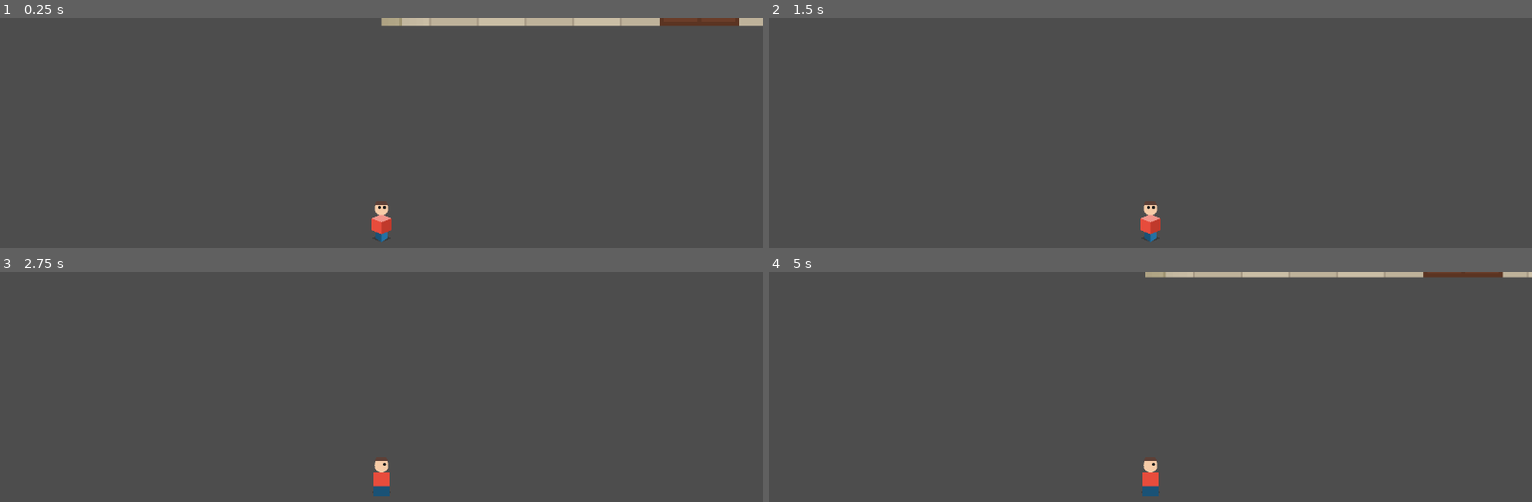
Above: before the commit, frames 1-4 (two rows, left to right).
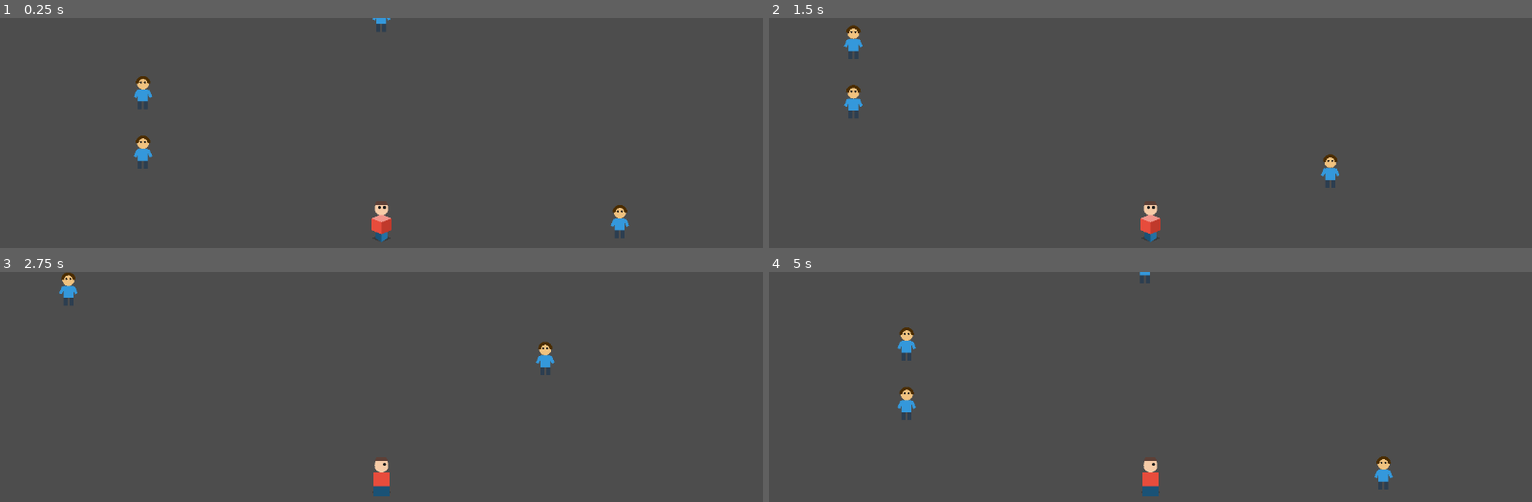
Above: after the commit, the same moments.

Repository: Edmex22/JUEGO-DEL-bajiO
Game: Godot game, scene res://scenes/presidencia/recepcion.tscn
Two runs of this game, one before a commit and one after it. Both use one fixed random seed, a clock stepped at 60 frames per second and the inputs below. This scene is started directly instead of the project's main scene.
Inputs (mouse positions are in pixels of both pictures, inside the frame that each line leads up to):
- Up to frame 1 (0.25 s): no input
- Up to frame 2 (1.5 s): tap Enter (ui_accept) at 0.5, 0.77 s; move the mouse to (1318, 211) at 0.52 s; hold D (move_right) 0.53-1.28 s; tap E (interact) at 0.6 s; click (1318, 211) at 0.67 s; move the mouse to (outside the picture) at 1.27 s; hold S (move_down) from 1.28 s (still down); tap Tab at 1.35 s
- Up to frame 3 (2.75 s): tap Enter (ui_accept) at 1.52 s; move the mouse to (457, 391) at 2.02 s; release S (move_down) at 2.03 s; hold D (move_right) from 2.03 s (still down); tap E (interact) at 2.1 s
- Up to frame 4 (5 s): move the mouse to (outside the picture) at 2.77 s; release D (move_right) at 2.78 s; hold W (move_up) 2.78-3.53 s; tap Tab at 2.85, 4.35 s; click (outside the picture) at 2.92 s; tap Enter (ui_accept) at 3.02, 3.77, 4.52 s; move the mouse to (outside the picture) at 3.52 s; hold A (move_left) from 3.53 s (still down); tap E (interact) at 3.6 s; move the mouse to (921, 421) at 4.27 s

The runs differ from the first frame. In frame 1, 2.5% of the frame differs, in the area x 17-100%, y 0-96%; in frame 2, 0.6%; in frame 3, 0.4%; in frame 4, 1.9%.
Error after the commit: Parse Error: Could not resolve class "res://scripts/interior_base.gd". (res://scripts/presidencia_recepcion.gd:1)

Commit message:
feat: pixel art texture generation system (phase 1 pilot on presidencia)
Add _tex_rect helper and four texture generators (_tex_cantera, _tex_madera,
_tex_muro, _tex_alfombra) to interior_base.gd using Image.set_pixel() with
deterministic pseudo-random grain. Pilot applied in presidencia_recepcion.gd:
floor uses tiled cantera texture, north wall uses muro gradient, waiting-area
carpet uses alfombra texture with diamond pattern.

Co-Authored-By: Claude Opus 4.8 <noreply@anthropic.com>
Claude-Session: https://claude.ai/code/session_013ABLjw4tJ4gWc96d8ikdtv

Diff:
--- a/scripts/interior_base.gd
+++ b/scripts/interior_base.gd
@@ -132,6 +132,121 @@
 	_fondo.add_child(r)
 
 
+func _tex_rect(pos: Vector2, size: Vector2, texture: ImageTexture) -> void:
+	var tr := TextureRect.new()
+	tr.position = pos
+	tr.size = size
+	tr.texture = texture
+	tr.stretch_mode = TextureRect.STRETCH_TILE
+	_fondo.add_child(tr)
+
+
+func _tex_cantera(tam: Vector2, color_claro: Color, color_oscuro: Color, tile_px: int) -> ImageTexture:
+	var image := Image.create(int(tam.x), int(tam.y), false, Image.FORMAT_RGBA8)
+	var grout := Color("#B0A490")
+	for y in range(int(tam.y)):
+		for x in range(int(tam.x)):
+			var tx := x % tile_px
+			var ty := y % tile_px
+			var tile_col := (x / tile_px + y / tile_px) % 2
+			var base := color_claro if tile_col == 0 else color_oscuro
+			# Grout lines: 2px border on top and left of each tile
+			if tx < 2 or ty < 2:
+				image.set_pixel(x, y, grout)
+			else:
+				# Grain: deterministic pseudo-random darkening
+				var noise := (x * 7 + y * 13) % 17
+				if noise < 3:
+					image.set_pixel(x, y, base.darkened(0.07 + noise * 0.02))
+				elif noise == 3:
+					image.set_pixel(x, y, base.lightened(0.05))
+				else:
+					image.set_pixel(x, y, base)
+	return ImageTexture.create_from_image(image)
+
+
+func _tex_madera(tam: Vector2, color_base: Color) -> ImageTexture:
+	var image := Image.create(int(tam.x), int(tam.y), false, Image.FORMAT_RGBA8)
+	var ramp := [
+		color_base.darkened(0.30),
+		color_base.darkened(0.15),
+		color_base,
+		color_base.lightened(0.10),
+		color_base.lightened(0.22),
+	]
+	var plank_h := 20
+	for y in range(int(tam.y)):
+		var plank := y / plank_h
+		# Plank separator line
+		if y % plank_h == 0:
+			for x in range(int(tam.x)):
+				image.set_pixel(x, y, color_base.darkened(0.35))
+			continue
+		for x in range(int(tam.x)):
+			var tone_idx := (x * 3 + plank * 5) % ramp.size()
+			var c := ramp[tone_idx]
+			# Grain pixels
+			var noise := (x * 11 + y * 7 + plank * 3) % 19
+			if noise == 0:
+				c = c.darkened(0.12)
+			elif noise == 1:
+				c = c.lightened(0.08)
+			image.set_pixel(x, y, c)
+	return ImageTexture.create_from_image(image)
+
+
+func _tex_muro(tam: Vector2, color_base: Color) -> ImageTexture:
+	var image := Image.create(int(tam.x), int(tam.y), false, Image.FORMAT_RGBA8)
+	var h := int(tam.y)
+	var w := int(tam.x)
+	for y in range(h):
+		# Gradient: lighter at top (lit from above), darker at bottom
+		var t := float(y) / float(h)
+		var row_color := color_base.lightened(0.12 * (1.0 - t)).darkened(0.08 * t)
+		for x in range(w):
+			# Subtle vertical striping
+			var stripe := (x * 3 + y * 2) % 23
+			var c := row_color
+			if stripe < 2:
+				c = c.darkened(0.03)
+			elif stripe == 2:
+				c = c.lightened(0.02)
+			image.set_pixel(x, y, c)
+	return ImageTexture.create_from_image(image)
+
+
+func _tex_alfombra(tam: Vector2, color_base: Color) -> ImageTexture:
+	var image := Image.create(int(tam.x), int(tam.y), false, Image.FORMAT_RGBA8)
+	var w := int(tam.x)
+	var h := int(tam.y)
+	var border := 2
+	var dark_border := color_base.darkened(0.30)
+	var lighter := color_base.lightened(0.10)
+	var diamond_color := color_base.darkened(0.18)
+	for y in range(h):
+		for x in range(w):
+			var c: Color
+			if x < border or x >= w - border or y < border or y >= h - border:
+				c = dark_border
+			else:
+				# Center highlight
+				var cx := abs(x - w / 2)
+				var cy := abs(y - h / 2)
+				var in_center := cx < w / 4 and cy < h / 4
+				# Diamond pattern every 8px
+				var dx := x % 8
+				var dy := y % 8
+				var on_diamond := (dx + dy == 4) or (dx == dy and dx == 4)
+				if on_diamond:
+					c = diamond_color
+				elif in_center:
+					c = lighter
+				else:
+					c = color_base
+			image.set_pixel(x, y, c)
+	return ImageTexture.create_from_image(image)
+
+
 func _label(texto: String, pos: Vector2, size: int = 10, color: Color = Color("#5A3A10"), ancho_max: int = 0) -> void:
 	var l := Label.new()
 	l.text = texto
--- a/scripts/presidencia_recepcion.gd
+++ b/scripts/presidencia_recepcion.gd
@@ -40,18 +40,13 @@
 # ── Arquitectura ─────────────────────────────────────────────────────────────
 
 func _piso() -> void:
-	# Cantera en damero con grout
-	for fy in range(0, alto, 48):
-		for fx in range(0, ancho, 48):
-			var claro := ((fx / 48) + (fy / 48)) % 2 == 0
-			_rect(Vector2(fx, fy), Vector2(48, 48), Color("#CBBFA8") if claro else Color("#D8CCB4"))
-			_rect(Vector2(fx, fy), Vector2(48, 2), Color("#B0A490"))
-			_rect(Vector2(fx, fy), Vector2(2, 48), Color("#B0A490"))
+	# Cantera en damero con grout — pixel art texture tileada
+	_tex_rect(Vector2.ZERO, Vector2(ancho, alto), _tex_cantera(Vector2(48, 48), Color("#CBBFA8"), Color("#D8CCB4"), 48))
 
 
 func _muros() -> void:
-	# Pared norte con moldura dorada
-	_rect(Vector2(0, 0), Vector2(ancho, 72), Color("#EAE0CC"))
+	# Pared norte con moldura dorada — pixel art texture
+	_tex_rect(Vector2(0, 0), Vector2(ancho, 72), _tex_muro(Vector2(ancho, 72), Color("#EAE0CC")))
 	_rect(Vector2(0, 64), Vector2(ancho, 5), Color("#C8A860"))
 	_rect(Vector2(0, 69), Vector2(ancho, 3), Color("#8B7340"))
 	# Zoclos laterales
@@ -140,7 +135,12 @@
 func _sala_de_espera() -> void:
 	# Alfombra de espera a la izquierda, sin columnas encima
 	_sombra(Vector2(30, 296), Vector2(244, 150))
-	_alfombra(Vector2(30, 296), Vector2(244, 150), Color("#8B1A1A"))
+	_tex_rect(Vector2(30, 296), Vector2(244, 150), _tex_alfombra(Vector2(244, 150), Color("#8B1A1A")))
+	# Borde decorativo encima de la textura
+	_rect(Vector2(30, 296), Vector2(244, 4), Color("#8B1A1A").darkened(0.3))
+	_rect(Vector2(30, 442), Vector2(244, 4), Color("#8B1A1A").darkened(0.3))
+	_rect(Vector2(30, 296), Vector2(4, 150), Color("#8B1A1A").darkened(0.3))
+	_rect(Vector2(270, 296), Vector2(4, 150), Color("#8B1A1A").darkened(0.3))
 	_colision(Vector2(30, 296), Vector2(244, 150))
 	# Dos hileras de sillas mirando al centro
 	for sx in range(4):
